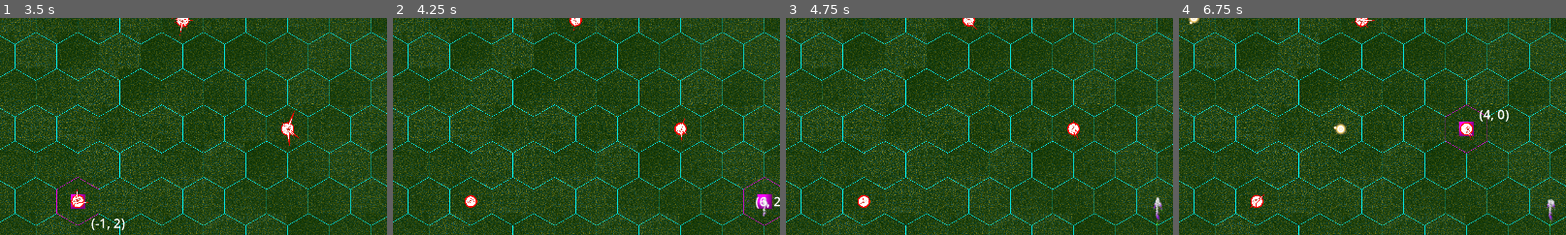
Above: before the commit, frames 1-4 (left to right).
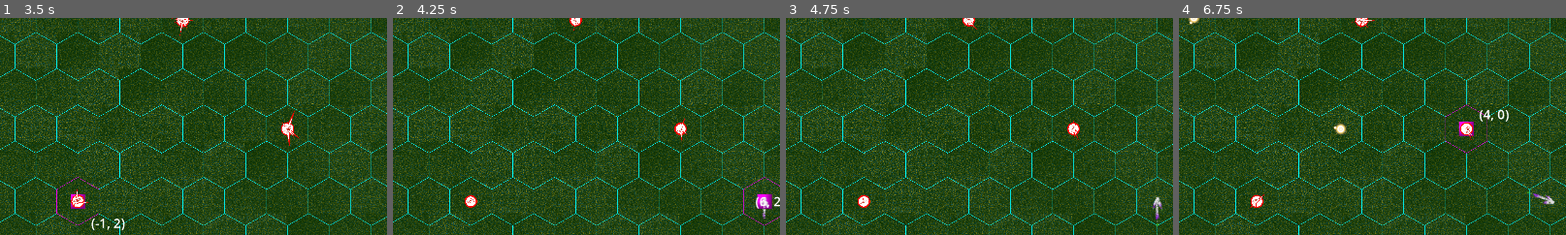
Above: after the commit, the same moments.

Repository: CUGG-2025-Puzzlers/hex-arena
Game: Godot game, scene res://scenes/arena.tscn
Two runs of this game, one before a commit and one after it. Both use one fixed random seed, a clock stepped at 60 frames per second and the inputs below. The engine's default icon, where the game draws it, is replaced by a stand-in: a white triangle on a blue panel in a dark square.
Inputs (mouse positions are % of the whole screen's width and height, from its top left):
- Up to frame 1 (3.5 s): tap Enter at 0.5, 2 s; move the mouse to (72, 45) at 0.52 s; press the mouse at (72, 45) at 0.53 s; tap Space (fire_magic) at 1.25, 1.35, 2.75 s; move the mouse to (30, 55) at 1.27 s; release the mouse at (30, 55) at 1.28 s; click (30, 55) at 1.55 s; move the mouse to (60, 28) at 2.02 s; press the mouse at (60, 28) at 2.03 s; move the mouse to (45, 70) at 2.77 s; release the mouse at (45, 70) at 2.78 s; tap R (turn_pure_to_heavy) at 2.85 s; click (45, 70) at 3.05 s
- Up to frame 2 (4.25 s): tap Enter at 3.5 s; move the mouse to (80, 65) at 3.52 s; press the mouse at (80, 65) at 3.53 s; tap E (turn_pure_to_light) at 3.6 s
- Up to frame 3 (4.75 s): move the mouse to (20, 35) at 4.27 s; release the mouse at (20, 35) at 4.28 s; tap Q (turn_pure_to_shield) at 4.35 s; click (20, 35) at 4.55 s
- Up to frame 4 (6.75 s): move the mouse to (55, 50) at 5.02 s; press the mouse at (55, 50) at 5.03 s; move the mouse to (35, 25) at 5.77 s; release the mouse at (35, 25) at 5.78 s; tap Space (fire_magic) at 5.85 s; click (35, 25) at 6.05 s; move the mouse to (72, 45) at 6.52 s; press the mouse at (72, 45) at 6.53 s
The pictures show only the part of the screen within x 35-84%, y 24-74%; the shares and areas given below are measured in that part.

Frame 1 is identical in both runs. In frame 2, less than 0.1% of the frame differs, in the area x 91-98%, y 82-93%; in frame 3, 0.1%; in frame 4, 0.2%, in the area x 89-98%, y 79-96%.

Commit message:
Fixed coordinates to local for the arrows

Diff:
--- a/scenes/magic.tscn
+++ b/scenes/magic.tscn
@@ -83,12 +83,14 @@
 scale = Vector2(0.25, 0.25)
 amount = 30
 texture = ExtResource("6_mgv3p")
+local_coords = true
 direction = Vector2(-0.94, -0.342)
 spread = 0.0
 gravity = Vector2(0, 0)
 initial_velocity_min = 100.0
 initial_velocity_max = 150.0
-scale_amount_max = 2.0
+scale_amount_min = 4.0
+scale_amount_max = 8.0
 scale_amount_curve = SubResource("Curve_hug0r")
 color_ramp = SubResource("Gradient_87hvv")
 
@@ -97,6 +99,7 @@
 scale = Vector2(0.25, 0.25)
 amount = 30
 texture = ExtResource("6_mgv3p")
+local_coords = true
 direction = Vector2(-0.94, 0.342)
 spread = 0.0
 gravity = Vector2(0, 0)
@@ -104,7 +107,8 @@
 initial_velocity_max = 150.0
 angle_min = -180.0
 angle_max = 180.0
-scale_amount_max = 2.0
+scale_amount_min = 4.0
+scale_amount_max = 8.0
 scale_amount_curve = SubResource("Curve_hug0r")
 color_ramp = SubResource("Gradient_87hvv")
 
@@ -114,13 +118,15 @@
 scale = Vector2(0.25, 0.25)
 amount = 40
 texture = ExtResource("6_mgv3p")
+local_coords = true
 direction = Vector2(-1, 0)
 spread = 0.0
 gravity = Vector2(0, 0)
 initial_velocity_min = 250.0
 initial_velocity_max = 300.0
 angle_max = 180.0
-scale_amount_max = 2.0
+scale_amount_min = 4.0
+scale_amount_max = 8.0
 scale_amount_curve = SubResource("Curve_mgv3p")
 color_ramp = SubResource("Gradient_87hvv")
 
--- a/scripts/magic.gd
+++ b/scripts/magic.gd
@@ -137,11 +137,13 @@
 			animated_sprite.position = Vector2.UP*sin(animation_timers[1]*2*PI)*6
 			#animated_children[1].position = Vector2.RIGHT.rotated(-2*PI*animation_timer*3)*150
 		MagicType.LIGHT:
-			#var dir = (get_global_mouse_position()-global_position).normalized()
-			var dir :Vector2 = HexCells.map_to_local(HexCells.curr_cell)-HexCells.map_to_local(last_placed_cell)
-			dir = dir.normalized()
-			if dir == Vector2.ZERO:
-				dir = Vector2.UP
+			var dir : Vector2 = rolling_dir
+			if not rolling:
+				#dir = (get_global_mouse_position()-global_position).normalized()
+				dir = HexCells.map_to_local(HexCells.curr_cell)-HexCells.map_to_local(last_placed_cell)
+				dir = dir.normalized()
+				if dir == Vector2.ZERO:
+					dir = Vector2.UP
 			get_node("ArrowParticles").rotation = dir.angle()
 
 	if rolling:
